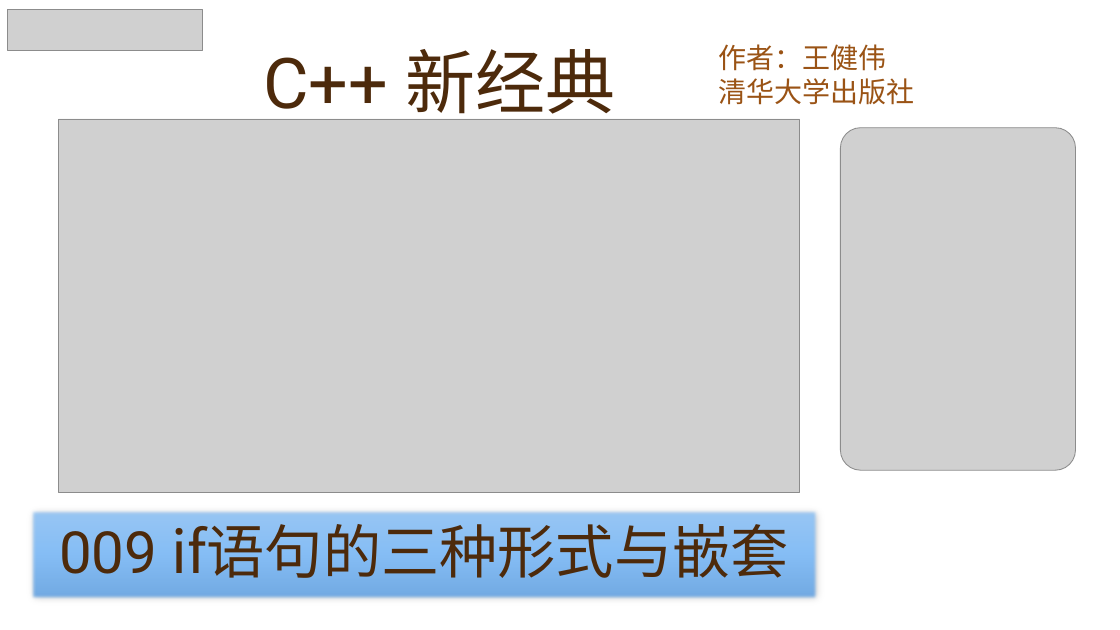
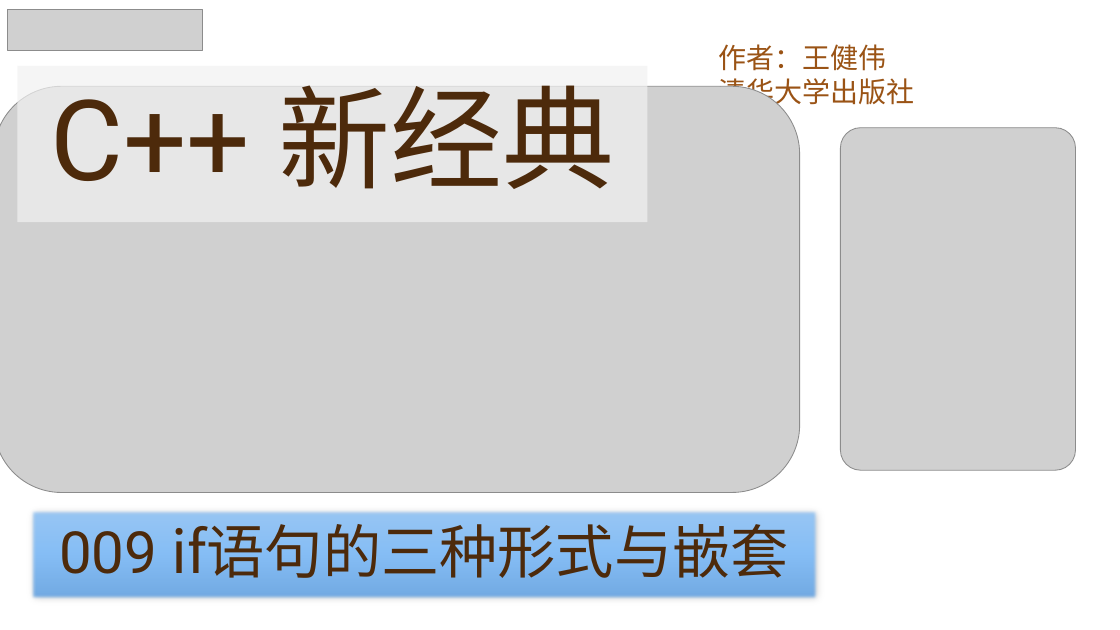
Before and after one commit to yasenstar/learn_cpp, a slide deck: slide 9 of cpp_new/C++ 新经典.pptx. Drawn at 1120x630 pixels with LibreOffice and Linux fonts; fonts in the diff are those of the drawing; grey boxes stand for pictures; background and template pictures are left out. Boxes give left, top, right and bottom in pixels: in the first picture for what was removed or moved away, otherwise in the second. Text is boxed around its words. In the diff, an @@ line names an element or a change of style, - is before the commit and + after.

```diff
--- a/cpp_new/C++ 新经典.pptx
+++ b/cpp_new/C++ 新经典.pptx
@@ picture: place and size @@
-picture at <box>59,119,800,493</box>
+picture at <box>0,87,800,493</box>
@@ title "C++ 新经典": place and size @@
-title "C++ 新经典" at <box>263,49,616,125</box>
+title "C++ 新经典" at <box>18,66,648,222</box>
@@ title "C++ 新经典" at <box>18,66,648,222</box>: size 60 to 96 pt; alignment left to centre; vertical alignment bottom to middle; fill none to #F2F2F2 at 70% opacity @@
```
Also in this commit, not shown: 10 other slides changed, 1 slide added, 29 other files.
